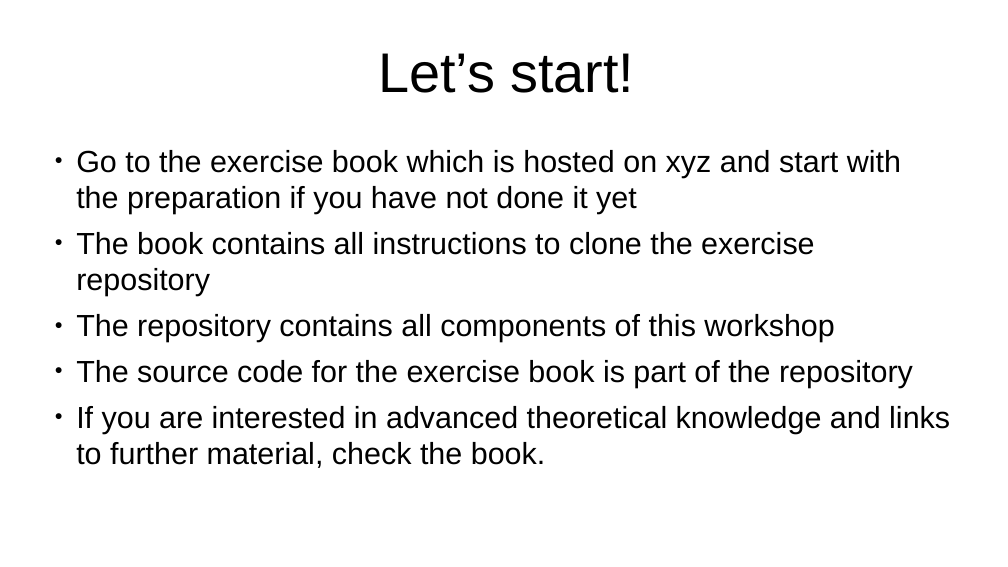
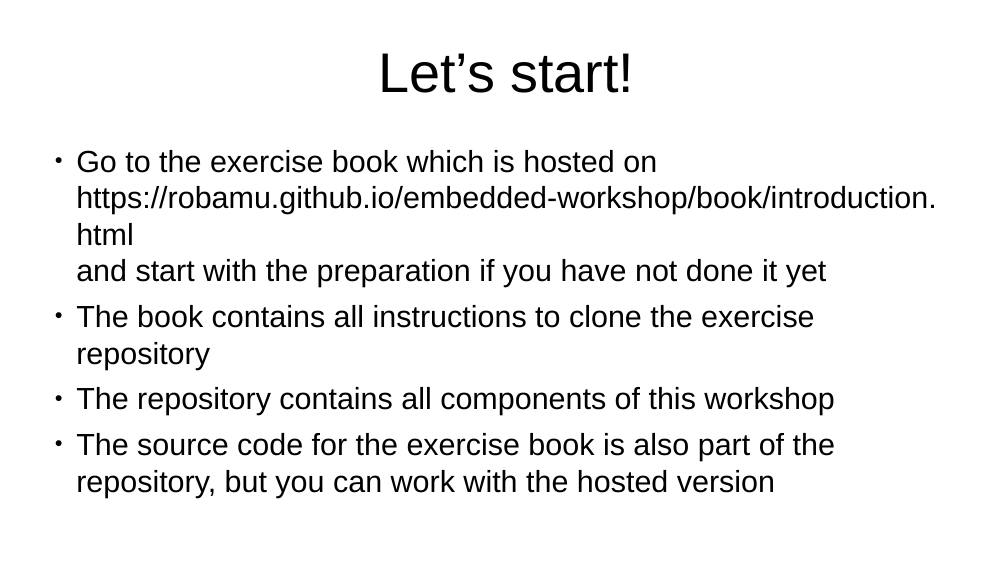
Before and after one commit to us-irs/embedded-rust-workshop, a slide deck: slide 9 of slides/embedded-rust-workshop.odp (slide 8 before the commit). Drawn at 1008x567 pixels with LibreOffice and Linux fonts; fonts in the diff are those of the drawing. Boxes give left, top, right and bottom in pixels: in the first picture for what was removed or moved away, otherwise in the second. Text is boxed around its words. In the diff, an @@ line names an element or a change of style, - is before the commit and + after.

Commit message:
update slides

```diff
--- a/slides/embedded-rust-workshop.odp
+++ b/slides/embedded-rust-workshop.odp
@@ text at (x1=76, y1=150, x2=936, y2=287): text changed @@
-● Go to the exercise book which is hosted on xyz and start with the preparation if you have not done it yet
+● Go to the exercise book which is hosted on
+  https://robamu.github.io/embedded-workshop/book/introduction.html
+  and start with the preparation if you have not done it yet
@@ text at (x1=76, y1=433, x2=835, y2=498): text changed @@
-● The source code for the exercise book is part of the repository
-● If you are interested in advanced theoretical knowledge and links to further material, check the book.
+● The source code for the exercise book is also part of the repository, but you can work with the hosted version
```
Also in this commit, not shown: 4 other slides changed, 1 slide added.
